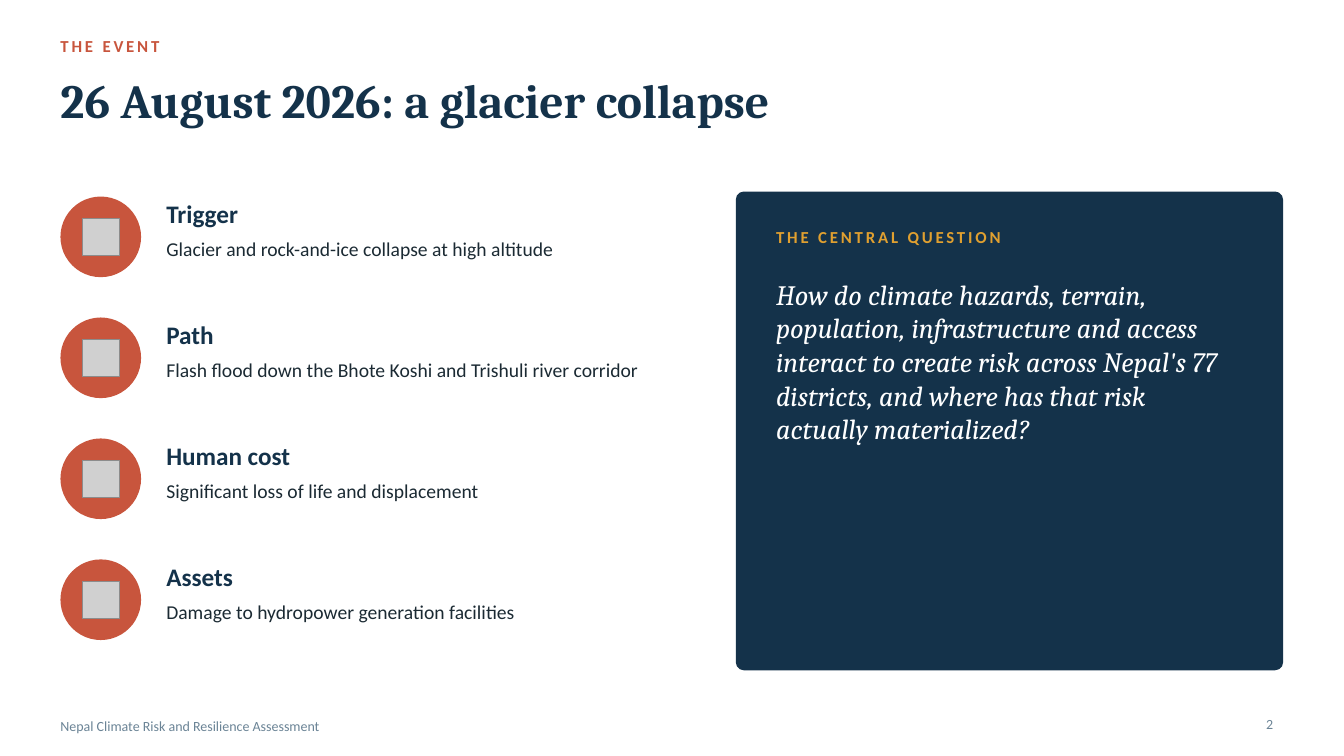
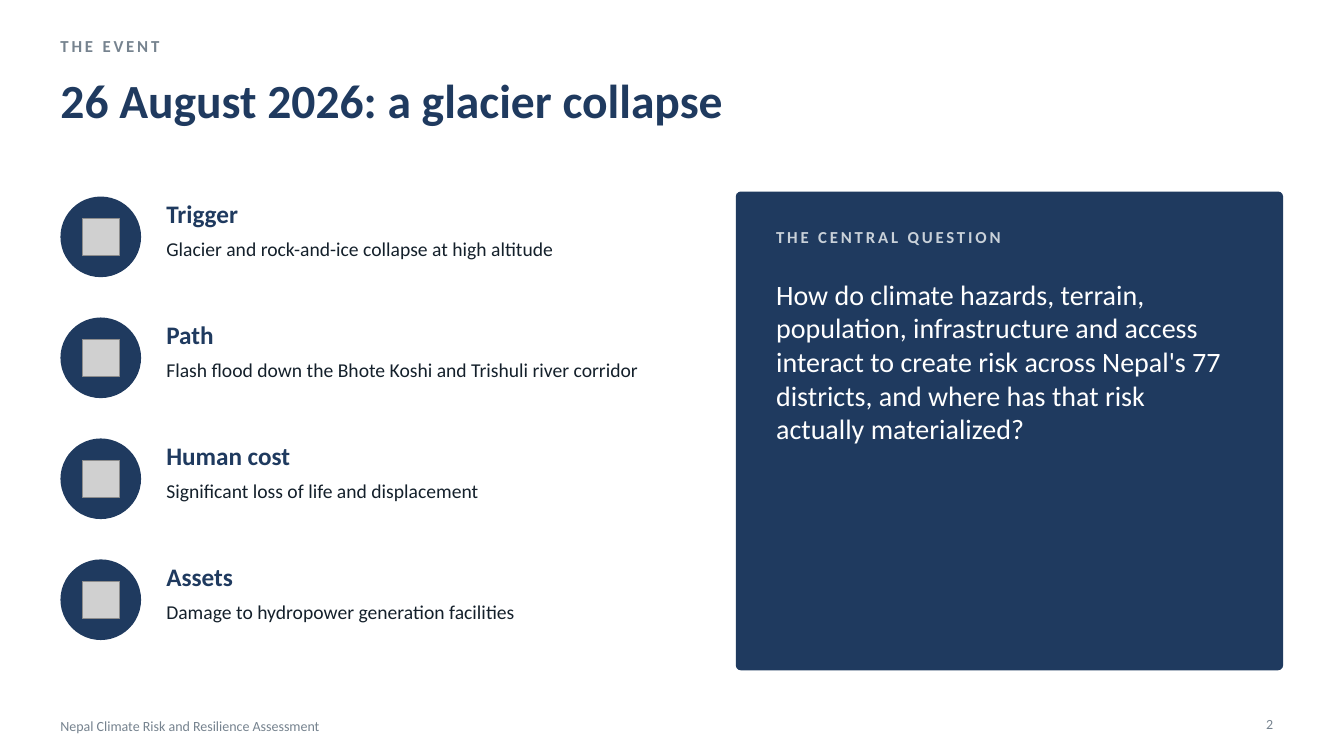
Before and after one commit to CodeWithDonKay/nepal-climate-risk, a slide deck: slide 2 of Nepal_Climate_Risk_Deck.pptx. Drawn at 1344x756 pixels with LibreOffice and Linux fonts; fonts in the diff are those of the drawing; grey boxes stand for pictures. Boxes give left, top, right and bottom in pixels: in the first picture for what was removed or moved away, otherwise in the second. Text is boxed around its words. In the diff, an @@ line names an element or a change of style, - is before the commit and + after.

Commit message:
Restyle slide deck to match the app's design system

```diff
--- a/Nepal_Climate_Risk_Deck.pptx
+++ b/Nepal_Climate_Risk_Deck.pptx
@@ text "THE EVENT" at (60, 41, 160, 52): text colour #C8553D to #76838F @@
@@ title "26 August 2026: a glacier ..." at (60, 84, 723, 126): font Cambria to Calibri, text colour #14324A to #1F3A5F @@
@@ rounded rectangle at (736, 192, 1284, 670): fill #14324A to #1F3A5F; proportions changed @@
@@ text "THE CENTRAL QUESTION" at (776, 232, 1001, 245): text colour #E0A030 to #C9D1D9 @@
@@ text "How do climate hazards, terrain, ..." at (776, 285, 1220, 444): font Cambria to Calibri, italic off @@
@@ fill #C8553D to #1F3A5F in 4 elements at (60, 197, 141, 277), (60, 318, 141, 398), (60, 439, 141, 519), (60, 560, 141, 640) @@
@@ text colour #14324A to #1F3A5F in 4 elements at (166, 205, 238, 228), (166, 326, 213, 344), (166, 448, 290, 465), (166, 569, 233, 586) @@
```
Also in this commit, not shown: 17 other slides changed, 1 other file.
